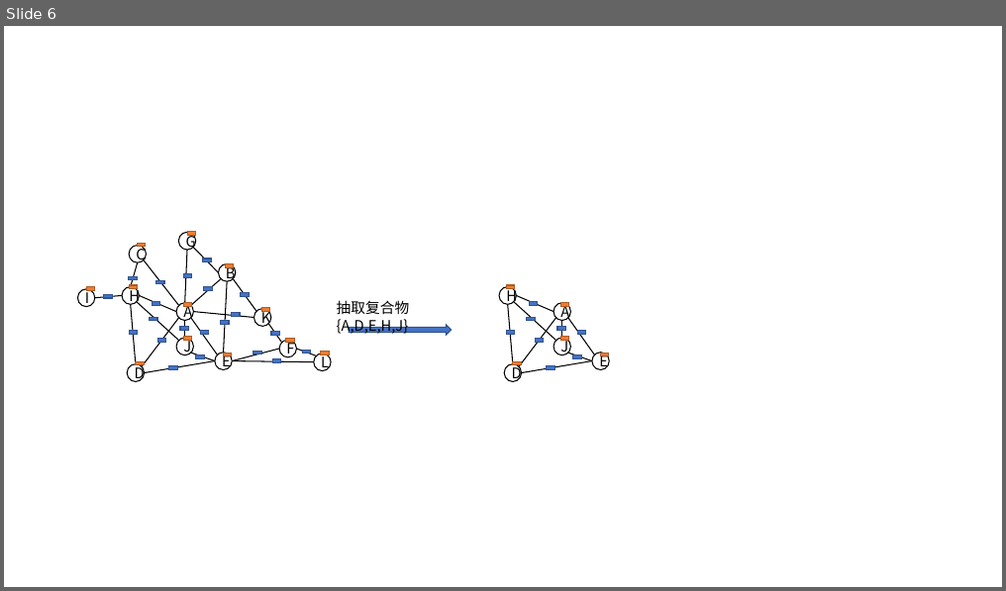
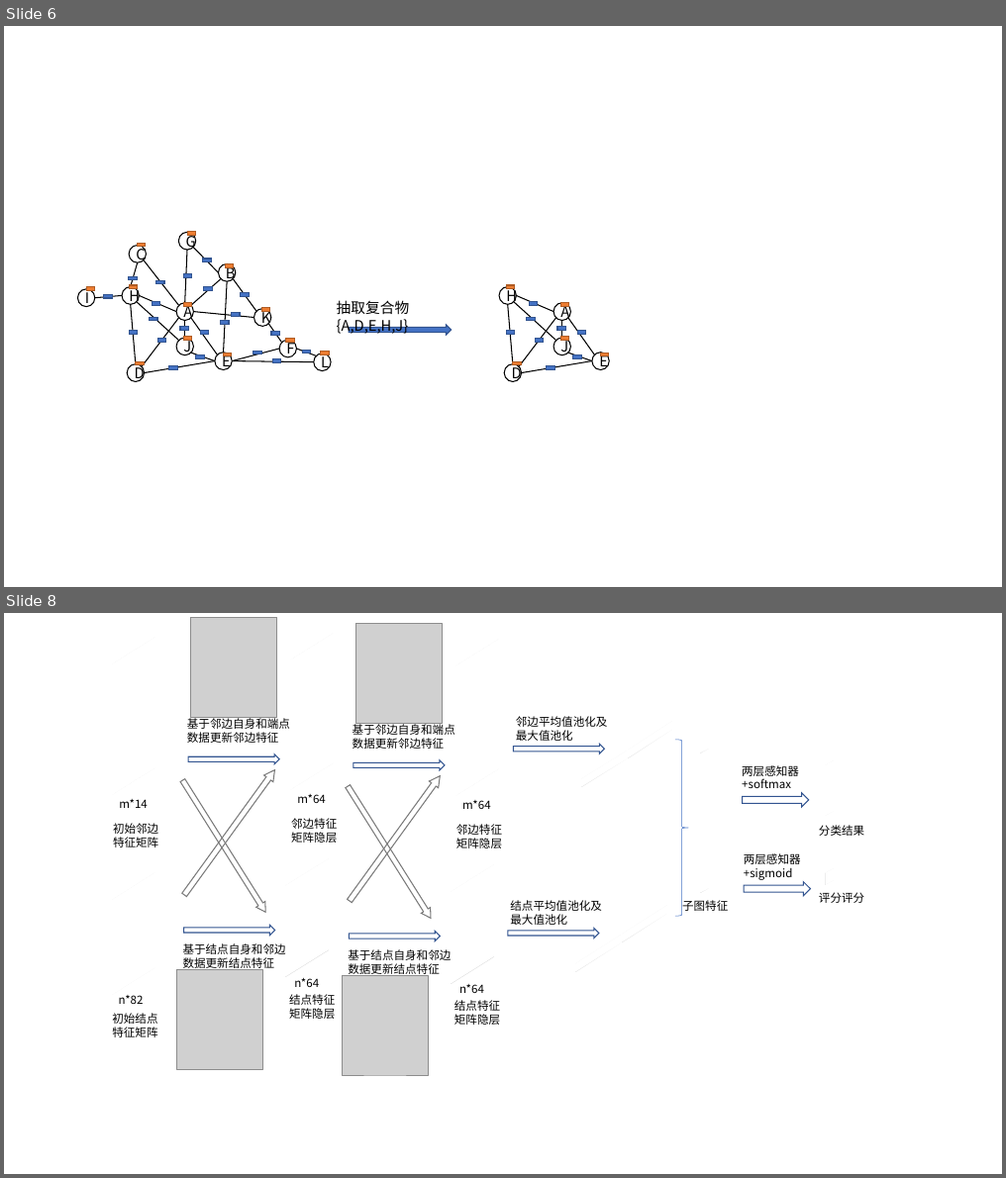
Before and after one commit to hakaorson/file, a slide deck: MineThesis new struct/other/流程图.pptx. Shown one above the other, each under a label of ours: slide 6 before the commit, slides 6 and 8 after it; the slides between them are not shown. The pictures are 1006x591 and 1006x1178 pixels, drawn with LibreOffice and Linux fonts; fonts in the diff are those of the drawing; grey boxes stand for pictures. Boxes give left, top, right and bottom in pixels: in the first picture for what was removed or moved away, otherwise in the second. Text is boxed around its words. In the diff, an @@ line names an element or a change of style, - is before the commit and + after.

```diff
--- a/MineThesis new struct/other/流程图.pptx
+++ b/MineThesis new struct/other/流程图.pptx
@@ slide 8 added at <box>4,613,1002,1174</box>, background #FFFFFF @@
@@ text added at <box>516,716,608,741</box>, 11 pt, text #000000 @@
+邻边平均值池化及最大值池化
@@ right arrow added at <box>513,744,604,755</box>, outline #325491 1 pt @@
@@ rectangle added at <box>600,735,701,744</box>, outline #000000 1 pt @@
@@ right brace added at <box>675,740,689,916</box>, outline #4472C4 0.5 pt @@
@@ rectangle added at <box>696,749,713,894</box>, outline #000000 1 pt @@
@@ group added at <box>177,618,361,1069</box>: 6 texts, 4 right arrows, 2 pictures, 2 rectangles @@
+结点特征矩阵隐层
+n*64
+基于结点自身和邻边数据更新结点特征
+基于邻边自身和端点数据更新邻边特征
+邻边特征矩阵隐层
+m*64
@@ group added at <box>342,624,527,1075</box>: 6 texts, 4 right arrows, 2 pictures, 2 rectangles @@
+结点特征矩阵隐层
+n*64
+基于结点自身和邻边数据更新结点特征
+基于邻边自身和端点数据更新邻边特征
+邻边特征矩阵隐层
+m*64
@@ rectangle added at <box>553,765,654,774</box>, outline #000000 1 pt @@
@@ text added at <box>742,765,799,788</box>, 11 pt, text #000000 @@
+两层感知器+softmax
@@ rectangle added at <box>821,762,838,815</box>, outline #000000 1 pt @@
@@ right arrow added at <box>743,792,809,807</box>, outline #325491 1 pt @@
@@ text added at <box>819,825,864,836</box>, 11 pt, text #000000 @@
+分类结果
@@ text added at <box>744,854,801,880</box>, 11 pt, text #000000 @@
+两层感知器+sigmoid
@@ rectangle added at <box>821,870,838,882</box>, outline #000000 1 pt @@
@@ text added at <box>510,900,602,925</box>, 11 pt, text #000000 @@
+结点平均值池化及最大值池化
@@ text added at <box>682,900,728,911</box>, 11 pt, text #000000 @@
+子图特征
@@ right arrow added at <box>744,881,810,896</box>, outline #325491 1 pt @@
@@ text added at <box>819,892,864,903</box>, 11 pt, text #000000 @@
+评分评分
@@ right arrow added at <box>508,928,599,939</box>, outline #325491 1 pt @@
@@ rectangle added at <box>595,919,696,928</box>, outline #000000 1 pt @@
@@ rectangle added at <box>548,950,649,959</box>, outline #000000 1 pt @@
@@ group added at <box>85,649,183,1038</box>: 4 texts, 2 rectangles @@
+初始邻边特征矩阵
+m*14
+初始结点特征矩阵
+n*82
```
Also in this commit, not shown: 3 other slides added, 1 slide removed, 15 other files.
